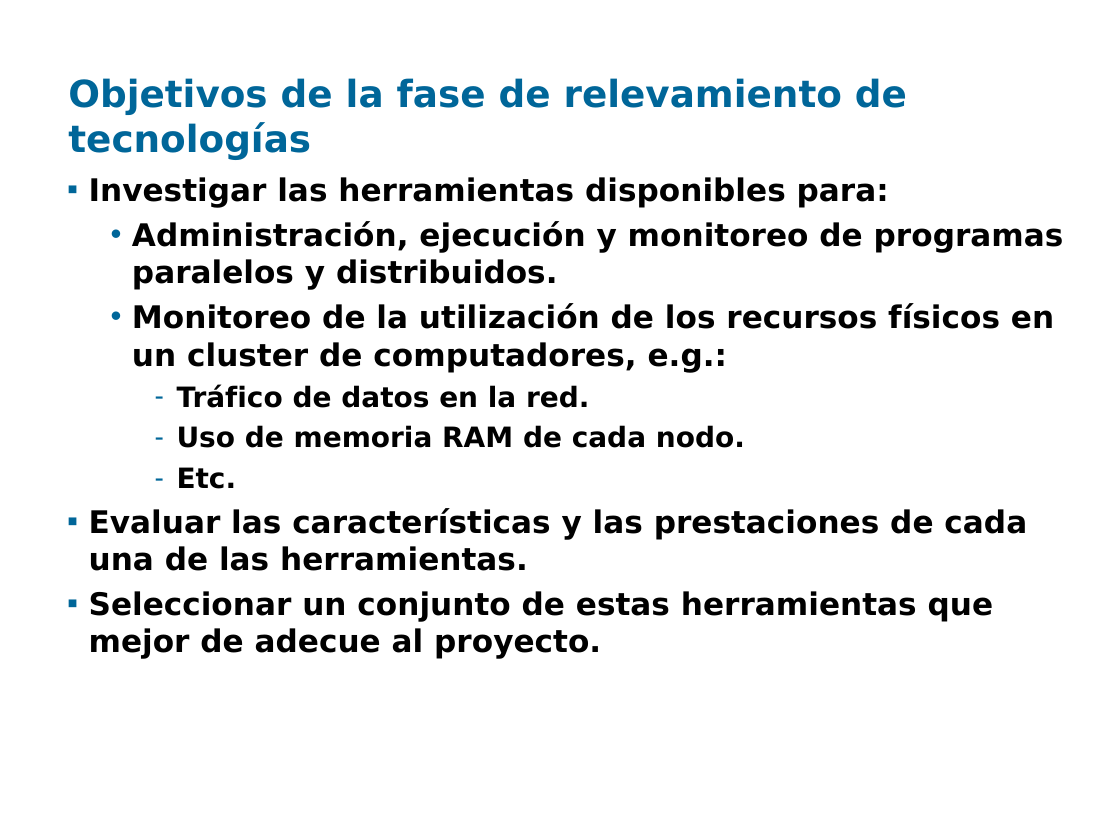
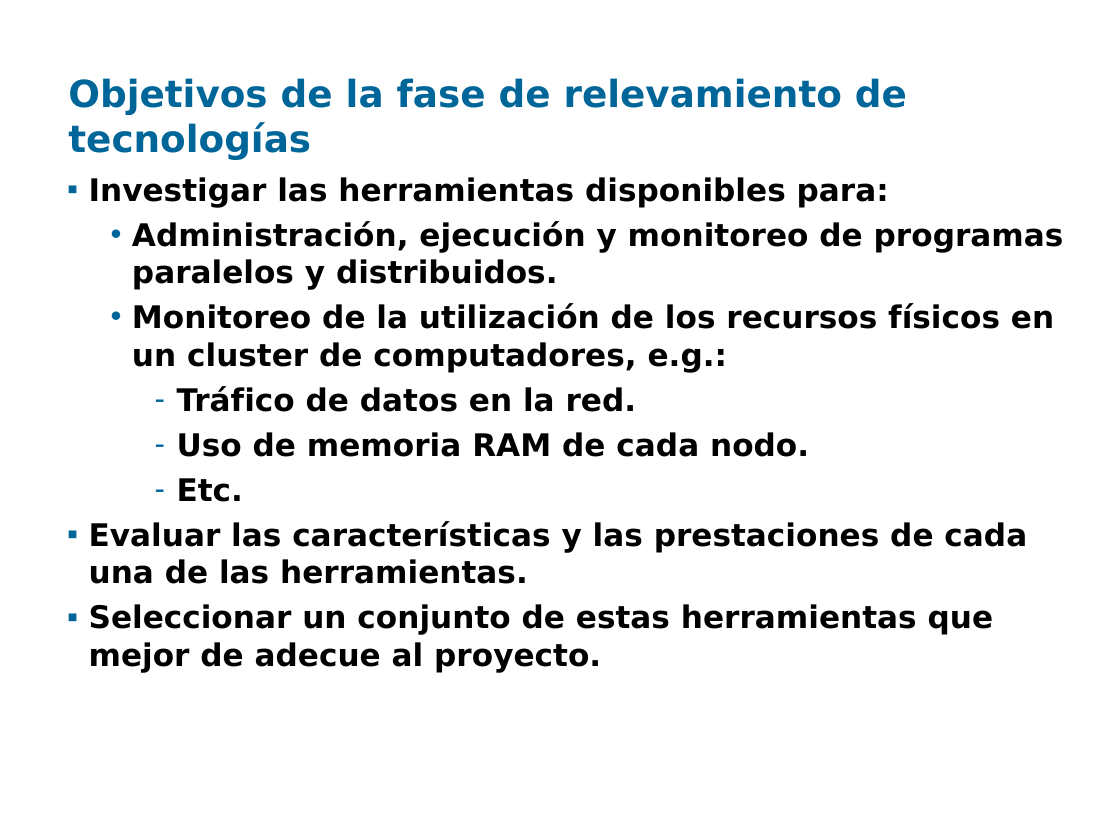
Before and after one commit to santiago-iturriaga/pgruso2007, a slide deck: slide 2 of Documentacion/Presentación Fenton - Santiago.ppt. Drawn at 1120x840 pixels with LibreOffice and Linux fonts; fonts in the diff are those of the drawing; background and template pictures are left out. Boxes give left, top, right and bottom in pixels: in the first picture for what was removed or moved away, otherwise in the second. Text is boxed around its words. In the diff, an @@ line names an element or a change of style, - is before the commit and + after.

```diff
--- a/Documentacion/Presentación Fenton - Santiago.ppt
+++ b/Documentacion/Presentación Fenton - Santiago.ppt
@@ text at box(177, 386, 809, 502): size 18 to 20 pt in "Tráfico de datos en la red.", "Uso de memoria RAM de cada nodo.", "Etc." @@
```
Also in this commit, not shown: 2 other slides changed, 6 slides added, 4 slides removed.
